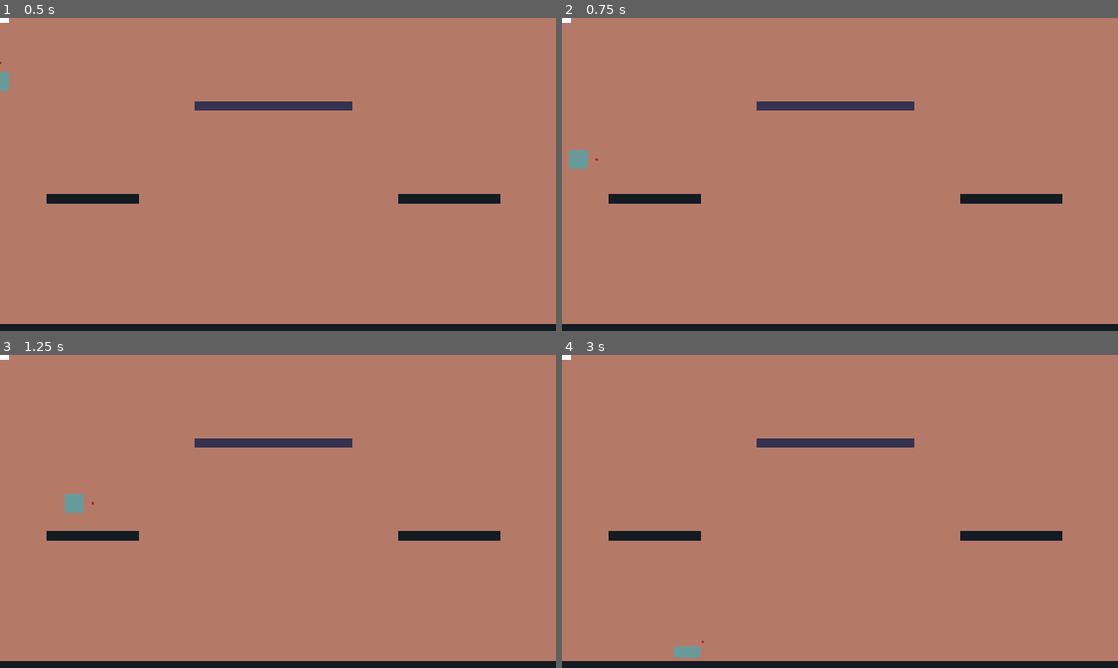
Above: before the commit, frames 1-4 (two rows, left to right).
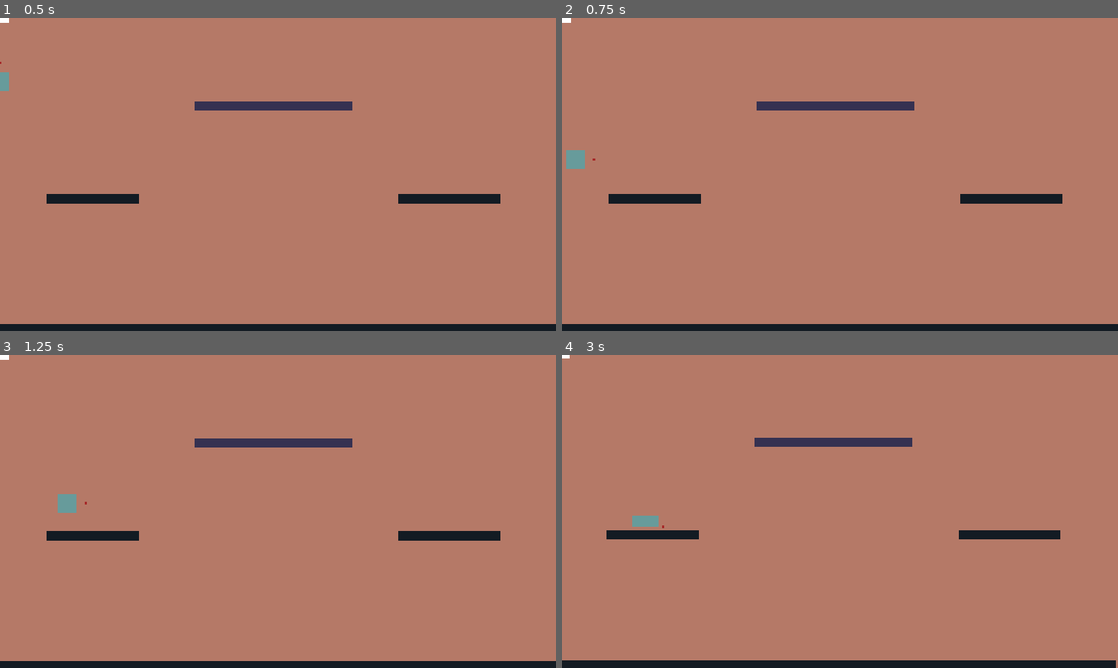
Above: after the commit, the same moments.

Repository: mightyminebuster/Github-GameOff-2020
Game: Godot game, scene res://Rooms/Demo1.tscn
Two runs of this game, one before a commit and one after it. Both use one fixed random seed, a clock stepped at 60 frames per second and the inputs below.
Inputs (mouse positions are in pixels of both pictures, inside the frame that each line leads up to):
- Up to frame 1 (0.5 s): no input
- Up to frame 2 (0.75 s): move the mouse to (962, 158) at 0.52 s; hold D (move_right) from 0.53 s (still down); click (962, 158) at 0.6 s
- Up to frame 3 (1.25 s): keep holding D (move_right); tap Space (jump) at 0.77 s
- Up to frame 4 (3 s): move the mouse to (728, 527) at 1.27 s; click (728, 527) at 1.35 s; tap Space (jump) at 1.52 s; move the mouse to (895, 442) at 2.02 s; release D (move_right) at 2.03 s; hold A (move_left) 2.03-2.78 s; click (895, 442) at 2.1 s; move the mouse to (812, 574) at 2.77 s; hold D (move_right) from 2.78 s (still down); click (812, 574) at 2.85 s

Frame 1 is identical in both runs. In frame 2, less than 0.1% of the frame differs, in the area x 0-7%, y 42-49%; in frame 3, 0.2%; in frame 4, 1.0%, in the area x 0-100%, y 0-100%.

Commit message:
Fixed runn, and grapple bug

Diff:
--- a/SourceCode/Objects/Enviorment/FogEffect.tscn
+++ b/SourceCode/Objects/Enviorment/FogEffect.tscn
@@ -58,5 +58,6 @@
 shader_param/OCTAVES = 4
 
 [node name="FogEffect" type="Sprite"]
+modulate = Color( 1, 1, 1, 0.415686 )
 material = SubResource( 2 )
 texture = ExtResource( 1 )
--- a/SourceCode/Objects/Enviorment/WorldEnvironment.tscn
+++ b/SourceCode/Objects/Enviorment/WorldEnvironment.tscn
@@ -12,8 +12,8 @@
 glow_levels/5 = false
 glow_levels/6 = true
 glow_levels/7 = true
-glow_intensity = 0.953356
-glow_strength = 1.407
+glow_intensity = 0.938764
+glow_strength = 1.40919
 glow_bicubic_upscale = true
 adjustment_enabled = true
 
@@ -52,3 +52,5 @@
 autoplay = "loop"
 playback_speed = 2.0
 anims/loop = SubResource( 2 )
+
+[node name="Node" type="Node" parent="."]
--- a/SourceCode/Objects/Obstacles/SecurityCamera/SecurityCamera.gd
+++ b/SourceCode/Objects/Obstacles/SecurityCamera/SecurityCamera.gd
@@ -5,7 +5,7 @@
 	if !Engine.editor_hint:
 		for raycast in find_node("RotationFix").find_node("Raycasts").get_children():
 			if raycast.is_colliding():
-				if raycast.get_collider().collision_layer == 2147483652:
+				if raycast.get_collider().collision_layer == 2147483656:
 					raycast.get_collider().set_state("die")
 
 
--- a/SourceCode/Objects/Pickups/GrapplePickup/GrapplePickup.tscn
+++ b/SourceCode/Objects/Pickups/GrapplePickup/GrapplePickup.tscn
@@ -28,7 +28,7 @@
 tracks/1/interp = 1
 tracks/1/loop_wrap = true
 tracks/1/imported = false
-tracks/1/enabled = true
+tracks/1/enabled = false
 tracks/1/keys = {
 "times": PoolRealArray( 0, 0.5 ),
 "transitions": PoolRealArray( 1, 1 ),
@@ -40,8 +40,8 @@
 script = ExtResource( 2 )
 
 [node name="Sprite" type="Sprite" parent="."]
-position = Vector2( 0, 0.529692 )
-scale = Vector2( 0.557567, 0.542433 )
+position = Vector2( 1.90735e-06, 0 )
+scale = Vector2( 0.381, 0.353 )
 texture = ExtResource( 1 )
 
 [node name="CollisionShape2D" type="CollisionShape2D" parent="."]
--- a/SourceCode/Objects/Player/GrappleHook.gd
+++ b/SourceCode/Objects/Player/GrappleHook.gd
@@ -10,8 +10,8 @@
 var tip: Vector2 = Vector2.ZERO
 var tip_target: Vector2 = Vector2.ZERO
 
-var speed: float = 0.07
-var pull: int = 60
+var speed: float = 0.08
+var pull: int = 55
 var is_shooting: bool = false
 
 
--- a/SourceCode/Objects/Player/Player.gd
+++ b/SourceCode/Objects/Player/Player.gd
@@ -27,17 +27,17 @@
 var velocity: Vector2 = Vector2.ZERO #linear velocity applied to move and slide
 
 var current_speed: int = 0 #how much you add to x velocity when moving horizontally
-var max_speed: int = 250 #maximum current speed can reach when moving horizontally
+var max_speed: int = 225 #maximum current speed can reach when moving horizontally
 var acceleration: int = 60 #by how much does current speed approach max speed when moving
 var decceleration: int = 200 #by how much does velocity approach when you stop moving horizontally
-var air_friction: int = 100 #how much you subtract velocity when you start moving horizontally in the air
+var air_friction: int = 80 #how much you subtract velocity when you start moving horizontally in the air
 
 var can_move_horizontally: bool = true
 var move_horizontally_states: Array = ["run", "jump", "fall", "double_jump"]
 var running_velocity: float = 0
 
 #fall
-var gravity: int = 1700 #how much is added to y velocity constantly
+var gravity: int = 1700  #how much is added to y velocity constantly
 var gravity_velocity: int = 0
 
 var jump_buffer_start_time: int  = 0 #ticks when you ran of the platform
@@ -75,6 +75,7 @@
 func _physics_process(delta):
 	if Input.is_action_just_pressed("ui_right"):
 		set_state("die")
+	print(collision_layer)
 
 	get_input()
 
@@ -178,13 +179,17 @@
 	current_speed = 0 #reset current speed (we do this here to keep momentum on run jumps)
 
 func run_logic(delta):
+	move_horizontally(0)
+
 	if Input.is_action_just_pressed("jump"):
 		#jump if you press the jump button
 		set_state("jump")
 
 	if Input.is_action_just_pressed("shoot"):
 		#enter the grapple state if you press the button
+		running_velocity = 0
 		set_state("grapple")
+
 
 	if !is_on_floor():
 		#if your not on a floor, start falling and set jumpbuffer start time
@@ -199,9 +204,6 @@
 	if direction_moving == 0:
 		#if your not pressing a move button go idle
 		set_state("idle")
-	else:
-		#if pressing move button start moving
-		move_horizontally(0)
 
 func run_exit_logic():
 	running_velocity = 0
@@ -315,6 +317,7 @@
 		else:
 			set_state("fall")
 	else:
+		camera.shake(3, 2)
 		running_velocity = true
 		shoot_dump = $GrappleHook.shoot()
 		target = shoot_dump[0]
--- a/SourceCode/Rooms/Level-Jail-1.tscn
+++ b/SourceCode/Rooms/Level-Jail-1.tscn
@@ -41,10 +41,6 @@
 }
 
 [node name="DarknessOverlay" parent="Background" instance=ExtResource( 12 )]
-
-[node name="FogEffect" parent="Background" instance=ExtResource( 13 )]
-position = Vector2( 6500.29, 610.492 )
-scale = Vector2( 204.134, 20.0779 )
 
 [node name="GrapplableTiles" parent="." instance=ExtResource( 1 )]
 tile_data = PoolIntArray( 114, 0, 0, 115, 0, 0, 116, 0, 0, 117, 0, 0, 118, 0, 0, 119, 0, 0, 120, 0, 0, 121, 0, 0, 122,  …(6257 unchanged characters)…
@@ -136,3 +132,7 @@
 speed = 0.21
 
 [node name="WorldEnvironment" parent="." instance=ExtResource( 11 )]
+
+[node name="FogEffect" parent="." instance=ExtResource( 13 )]
+position = Vector2( 6500.29, 610.492 )
+scale = Vector2( 204.134, 20.0779 )
--- a/SourceCode/Rooms/Level-Jail-2.tscn
+++ b/SourceCode/Rooms/Level-Jail-2.tscn
@@ -12,6 +12,7 @@
 [ext_resource path="res://RoomAssets/Jail/Jail-2/Background2.png" type="Texture" id=10]
 [ext_resource path="res://Objects/Enviorment/WorldEnvironment.tscn" type="PackedScene" id=11]
 [ext_resource path="res://Objects/Enviorment/DarknessOverlay.tscn" type="PackedScene" id=12]
+[ext_resource path="res://Objects/Enviorment/FogEffect.tscn" type="PackedScene" id=13]
 
 [node name="Level-Jail-2" type="Node2D"]
 
@@ -127,3 +128,7 @@
 position = Vector2( 5335.49, 1027.81 )
 
 [node name="WorldEnvironment" parent="." instance=ExtResource( 11 )]
+
+[node name="FogEffect" parent="." instance=ExtResource( 13 )]
+position = Vector2( 6172, 552 )
+scale = Vector2( 192.875, 17.25 )
Not shown: 1 places in SourceCode/Rooms/Level-Jail-2.tscn that only renumber resources
